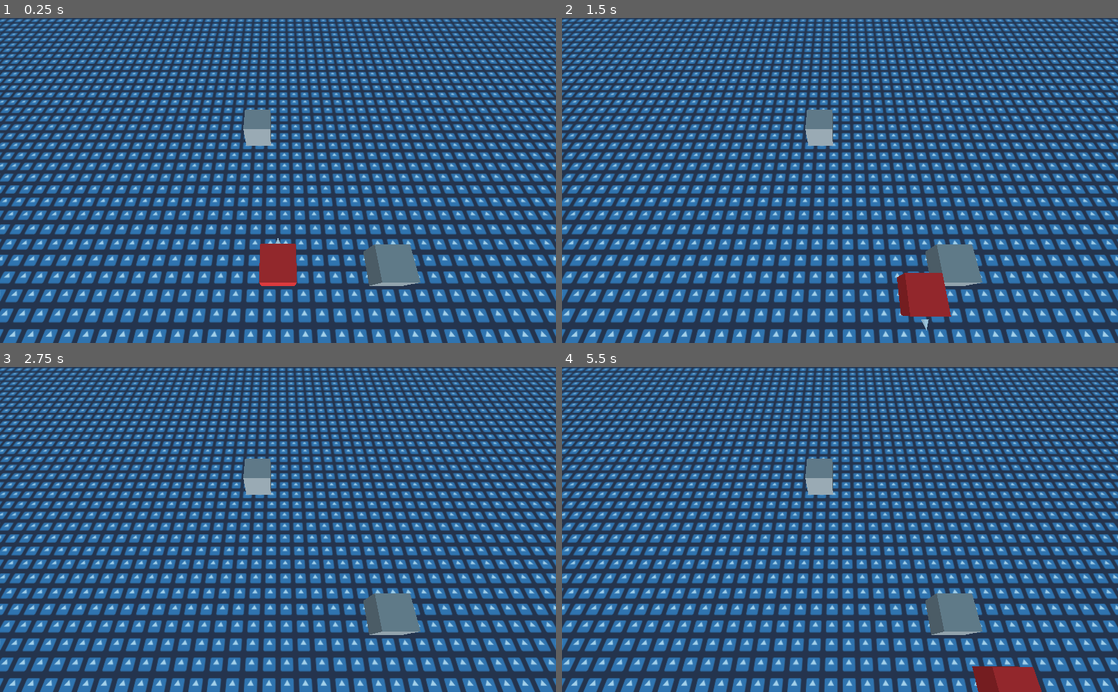
Above: before the commit, frames 1-4 (two rows, left to right).
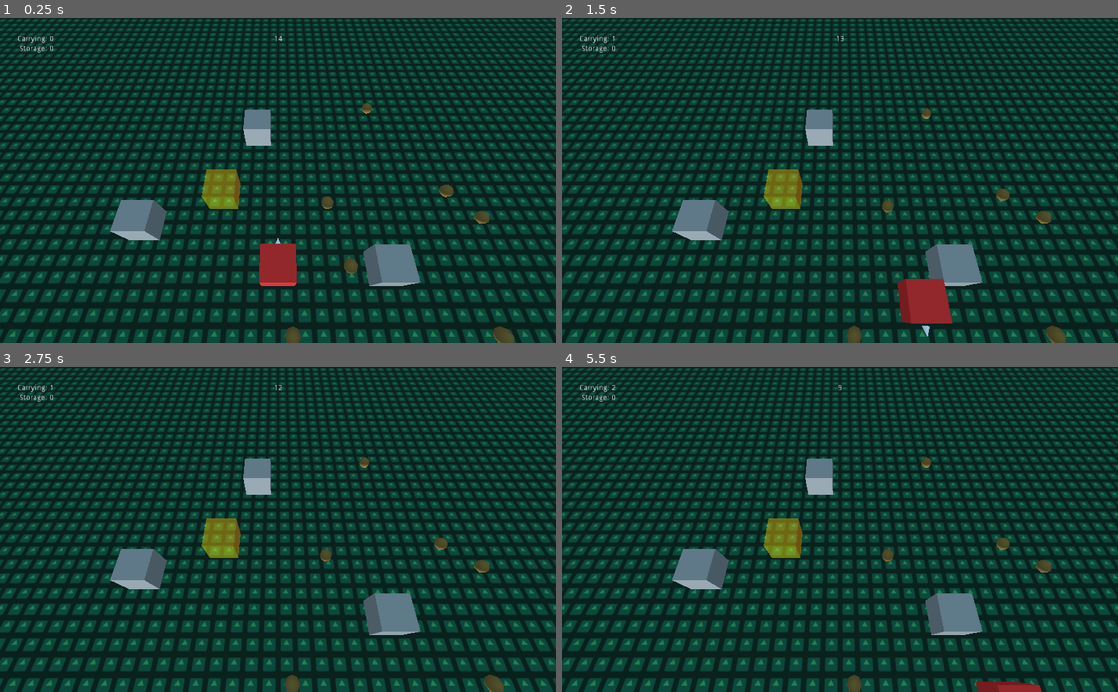
Above: after the commit, the same moments.

Repository: TorsteinOvstedal/LD52
Game: Godot game, scene res://prototype/Main.tscn
Same seed, same stepped clock (60 frames per second), same inputs: the game is played once before the commit and once after it. Before the commit the project starts from res://Main.tscn. The engine's default icon, where the game draws it, is replaced by a stand-in: a white triangle on a blue panel in a dark square.
Inputs:
- Up to frame 1 (0.25 s): no input
- Up to frame 2 (1.5 s): hold D (right) 0.53-1.28 s; hold Space (deposit, bound only after the commit) 0.53-1.28 s; hold S (down) from 1.28 s (still down); tap Space (deposit, bound only after the commit) at 1.35 s
- Up to frame 3 (2.75 s): release S (down) at 2.03 s; hold D (right) from 2.03 s (still down); hold Space (deposit, bound only after the commit) from 2.03 s (still down)
- Up to frame 4 (5.5 s): tap Enter at 2.75, 5 s; release D (right) at 2.78 s; release Space (deposit, bound only after the commit) at 2.78 s; hold W (up) 2.78-3.53 s; tap Space (deposit, bound only after the commit) at 2.85, 4.35 s; hold Space (deposit, bound only after the commit) 3.53-4.28 s; hold A (left) 3.53-5.03 s; hold S (down) from 5.03 s (still down); hold Space (deposit, bound only after the commit) from 5.03 s (still down)

The runs differ from the first frame. In frame 1, 97% of the frame differs, in the area x 0-100%, y 0-100%; in frame 2, 97%; in frame 3, 98%; in frame 4, 98%.

Commit message:
Collect and deposit nuts. Timer

Diff:
--- a/Main.tscn
+++ /dev/null
@@ -1,81 +0,0 @@
-[gd_scene load_steps=9 format=2]
-
-[ext_resource path="res://Player.tscn" type="PackedScene" id=1]
-[ext_resource path="res://icon.png" type="Texture" id=2]
-
-[sub_resource type="CubeMesh" id=1]
-size = Vector3( 100, 2, 100 )
-
-[sub_resource type="SpatialMaterial" id=2]
-albedo_texture = ExtResource( 2 )
-uv1_triplanar = true
-
-[sub_resource type="BoxShape" id=3]
-extents = Vector3( 50, 1, 50 )
-
-[sub_resource type="CubeMesh" id=4]
-
-[sub_resource type="SpatialMaterial" id=5]
-albedo_color = Color( 0.576471, 0.576471, 0.576471, 1 )
-
-[sub_resource type="BoxShape" id=6]
-
-[node name="Main" type="Spatial"]
-
-[node name="Camera" type="Camera" parent="."]
-transform = Transform( 1, 0, 0, 0, 0.486198, 0.873849, 0, -0.873849, 0.486198, 0, 16.2118, 2.2398 )
-
-[node name="Player" parent="." instance=ExtResource( 1 )]
-transform = Transform( 1, 0, 0, 0, 1, 0, 0, 0, 1, 0, 2, 0 )
-speed = 500.0
-
-[node name="Floor" type="StaticBody" parent="."]
-
-[node name="MeshInstance" type="MeshInstance" parent="Floor"]
-mesh = SubResource( 1 )
-material/0 = SubResource( 2 )
-
-[node name="CollisionShape" type="CollisionShape" parent="Floor"]
-shape = SubResource( 3 )
-
-[node name="Sun" type="DirectionalLight" parent="."]
-transform = Transform( 1, 0, 0, 0, 0.509162, -0.860671, 0, 0.860671, 0.509162, 0, 27.3324, 0 )
-
-[node name="Rock" type="StaticBody" parent="."]
-transform = Transform( 1, 0, 0, 0, 1, 0, 0, 0, 1, 6.45606, 2, 0 )
-__meta__ = {
-"_edit_group_": true
-}
-
-[node name="MeshInstance" type="MeshInstance" parent="Rock"]
-mesh = SubResource( 4 )
-material/0 = SubResource( 5 )
-
-[node name="CollisionShape" type="CollisionShape" parent="Rock"]
-shape = SubResource( 6 )
-
-[node name="Rock2" type="StaticBody" parent="."]
-transform = Transform( 1, 0, 0, 0, 1, 0, 0, 0, 1, -1.58374, 2, -10.5042 )
-__meta__ = {
-"_edit_group_": true
-}
-
-[node name="MeshInstance" type="MeshInstance" parent="Rock2"]
-mesh = SubResource( 4 )
-material/0 = SubResource( 5 )
-
-[node name="CollisionShape" type="CollisionShape" parent="Rock2"]
-shape = SubResource( 6 )
-
-[node name="Rock3" type="StaticBody" parent="."]
-transform = Transform( 1, 0, 0, 0, 1, 0, 0, 0, 1, -1.58374, 2, -10.5042 )
-__meta__ = {
-"_edit_group_": true
-}
-
-[node name="MeshInstance" type="MeshInstance" parent="Rock3"]
-mesh = SubResource( 4 )
-material/0 = SubResource( 5 )
-
-[node name="CollisionShape" type="CollisionShape" parent="Rock3"]
-shape = SubResource( 6 )
--- a/Player.gd
+++ /dev/null
@@ -1,22 +0,0 @@
-extends KinematicBody
-
-export var speed := 100.0
-
-var _direction := Vector3.ZERO
-var _velocity := Vector3.ZERO
-
-func _process(delta):
-	# Get innput
-	_direction = Vector3.ZERO
-	_direction.x = Input.get_action_strength("right") - Input.get_action_strength("left")
-	_direction.z = Input.get_action_strength("down") - Input.get_action_strength("up")
-	_direction = _direction.normalized()
-
-	# Rotate model
-	# What happens when _direction == ZERO
-	look_at(global_transform.origin + _direction, Vector3.UP)
-
-func _physics_process(delta):
-	_velocity = _direction * speed * delta
-
-	move_and_slide(_velocity, Vector3.UP)
--- a/project.godot
+++ b/project.godot
@@ -8,10 +8,26 @@
 
 config_version=4
 
+_global_script_classes=[ {
+"base": "KinematicBody",
+"class": "Nut",
+"language": "GDScript",
+"path": "res://prototype/Nut.gd"
+}, {
+"base": "KinematicBody",
+"class": "Player",
+"language": "GDScript",
+"path": "res://prototype/Player.gd"
+} ]
+_global_script_class_icons={
+"Nut": "",
+"Player": ""
+}
+
 [application]
 
 config/name="ld52"
-run/main_scene="res://Main.tscn"
+run/main_scene="res://prototype/Main.tscn"
 config/icon="res://icon.png"
 
 [gui]
@@ -40,6 +56,18 @@
 "events": [ Object(InputEventKey,"resource_local_to_scene":false,"resource_name":"","device":0,"alt":false,"shift":false,"control":false,"meta":false,"command":false,"pressed":false,"scancode":68,"physical_scancode":0,"unicode":0,"echo":false,"script":null)
  ]
 }
+deposit={
+"deadzone": 0.5,
+"events": [ Object(InputEventKey,"resource_local_to_scene":false,"resource_name":"","device":0,"alt":false,"shift":false,"control":false,"meta":false,"command":false,"pressed":false,"scancode":32,"physical_scancode":0,"unicode":0,"echo":false,"script":null)
+ ]
+}
+
+[layer_names]
+
+3d_physics/layer_1="Player"
+3d_physics/layer_2="Items"
+3d_physics/layer_3="Mobs"
+3d_physics/layer_4="World"
 
 [physics]
 
--- /dev/null
+++ b/prototype/Base.gd
@@ -0,0 +1,28 @@
+extends Area
+
+signal full(node)
+
+export var capacity := 4
+
+var nuts     := 0
+var active   := false
+
+func store(nuts: int) -> int:
+	if not active or nuts <= 0:
+		return 0
+
+	self.nuts += nuts
+
+	if self.nuts >= capacity:
+		var reject := self.nuts - capacity
+		self.nuts = capacity
+		emit_signal("full", self)
+		return nuts - reject
+
+	return nuts
+
+func _on_Area_body_entered(_body):
+	active = true
+
+func _on_Area_body_exited(_body):
+	active = false
--- /dev/null
+++ b/prototype/Base.tscn
@@ -0,0 +1,30 @@
+[gd_scene load_steps=5 format=2]
+
+[ext_resource path="res://prototype/Base.gd" type="Script" id=1]
+
+[sub_resource type="CubeMesh" id=1]
+
+[sub_resource type="SpatialMaterial" id=2]
+flags_transparent = true
+albedo_color = Color( 1, 0.984314, 0, 0.407843 )
+emission_enabled = true
+emission = Color( 1, 0, 0, 1 )
+emission_energy = 1.66
+emission_operator = 0
+emission_on_uv2 = false
+
+[sub_resource type="BoxShape" id=3]
+
+[node name="Area" type="Area"]
+collision_layer = 0
+script = ExtResource( 1 )
+
+[node name="MeshInstance" type="MeshInstance" parent="."]
+mesh = SubResource( 1 )
+material/0 = SubResource( 2 )
+
+[node name="CollisionShape" type="CollisionShape" parent="."]
+shape = SubResource( 3 )
+
+[connection signal="body_entered" from="." to="." method="_on_Area_body_entered"]
+[connection signal="body_exited" from="." to="." method="_on_Area_body_exited"]
--- /dev/null
+++ b/prototype/Main.gd
@@ -0,0 +1,29 @@
+extends Node
+
+onready var player  := $Player
+onready var storage := $Base
+onready var timer   := $CountDown
+
+var game_over := false
+
+func _process(_delta):
+	if game_over:
+		player.move(0, 0) # FIXME
+		return
+
+	var x = Input.get_action_strength("right") - Input.get_action_strength("left")
+	var z = Input.get_action_strength("down") - Input.get_action_strength("up")
+	player.move(x, z)
+
+	if storage.active and Input.get_action_strength("deposit"):
+		player.stash_nuts(storage)
+
+	$UI/Time.text = str(int(timer.time_left))
+
+func _on_CountDown_timeout():
+	print("Game Over")
+	game_over = true
+
+func _on_Base_full(node):
+	print("You collected all nuts in time.")
+	game_over = true
--- /dev/null
+++ b/prototype/Main.tscn
@@ -0,0 +1,174 @@
+[gd_scene load_steps=13 format=2]
+
+[ext_resource path="res://prototype/Nut.tscn" type="PackedScene" id=1]
+[ext_resource path="res://prototype/Player.tscn" type="PackedScene" id=2]
+[ext_resource path="res://prototype/Base.tscn" type="PackedScene" id=3]
+[ext_resource path="res://icon.png" type="Texture" id=4]
+[ext_resource path="res://prototype/UI.gd" type="Script" id=5]
+[ext_resource path="res://prototype/Main.gd" type="Script" id=6]
+
+[sub_resource type="CubeMesh" id=1]
+size = Vector3( 100, 2, 100 )
+
+[sub_resource type="SpatialMaterial" id=2]
+albedo_color = Color( 0.207843, 0.611765, 0.329412, 1 )
+albedo_texture = ExtResource( 4 )
+uv1_triplanar = true
+
+[sub_resource type="BoxShape" id=3]
+extents = Vector3( 50, 1, 50 )
+
+[sub_resource type="CubeMesh" id=4]
+
+[sub_resource type="SpatialMaterial" id=5]
+albedo_color = Color( 0.576471, 0.576471, 0.576471, 1 )
+
+[sub_resource type="BoxShape" id=6]
+
+[node name="Main" type="Spatial"]
+script = ExtResource( 6 )
+
+[node name="Camera" type="Camera" parent="."]
+transform = Transform( 1, 0, 0, 0, 0.486198, 0.873849, 0, -0.873849, 0.486198, 0, 16.2118, 2.2398 )
+
+[node name="Player" parent="." instance=ExtResource( 2 )]
+transform = Transform( 1, 0, 0, 0, 1, 0, 0, 0, 1, 0, 2, 0 )
+speed = 600.0
+
+[node name="CountDown" type="Timer" parent="."]
+process_mode = 0
+wait_time = 15.0
+one_shot = true
+autostart = true
+
+[node name="Base" parent="." instance=ExtResource( 3 )]
+transform = Transform( 1, 0, 0, 0, 1, 0, 0, 0, 1, -3.78697, 2, -4.94237 )
+capacity = 7
+
+[node name="Sun" type="DirectionalLight" parent="."]
+transform = Transform( 1, 0, 0, 0, 0.509162, -0.860671, 0, 0.860671, 0.509162, 0, 27.3324, 0 )
+
+[node name="UI" type="Control" parent="."]
+anchor_right = 1.0
+anchor_bottom = 1.0
+script = ExtResource( 5 )
+
+[node name="Time" type="Label" parent="UI"]
+anchor_right = 1.0
+anchor_bottom = 1.0
+margin_top = 32.0
+text = "
+"
+align = 1
+
+[node name="VBoxContainer" type="VBoxContainer" parent="UI"]
+margin_left = 32.0
+margin_top = 32.0
+margin_right = 40.0
+margin_bottom = 40.0
+
+[node name="Carrying" type="Label" parent="UI/VBoxContainer"]
+margin_right = 51.0
+margin_bottom = 14.0
+text = "Carrying"
+align = 2
+
+[node name="Storage" type="Label" parent="UI/VBoxContainer"]
+margin_top = 18.0
+margin_right = 51.0
+margin_bottom = 32.0
+text = "Storage"
+align = 2
+
+[node name="World" type="Spatial" parent="."]
+
+[node name="Floor" type="StaticBody" parent="World"]
+collision_layer = 8
+collision_mask = 0
+
+[node name="MeshInstance" type="MeshInstance" parent="World/Floor"]
+mesh = SubResource( 1 )
+material/0 = SubResource( 2 )
+
+[node name="CollisionShape" type="CollisionShape" parent="World/Floor"]
+shape = SubResource( 3 )
+
+[node name="Rock" type="StaticBody" parent="World"]
+transform = Transform( 1, 0, 0, 0, 1, 0, 0, 0, 1, 6.45606, 2, 0 )
+__meta__ = {
+"_edit_group_": true
+}
+
+[node name="MeshInstance" type="MeshInstance" parent="World/Rock"]
+mesh = SubResource( 4 )
+material/0 = SubResource( 5 )
+
+[node name="CollisionShape" type="CollisionShape" parent="World/Rock"]
+shape = SubResource( 6 )
+
+[node name="Rock2" type="StaticBody" parent="World"]
+transform = Transform( 1, 0, 0, 0, 1, 0, 0, 0, 1, -1.58374, 2, -10.5042 )
+__meta__ = {
+"_edit_group_": true
+}
+
+[node name="MeshInstance" type="MeshInstance" parent="World/Rock2"]
+mesh = SubResource( 4 )
+material/0 = SubResource( 5 )
+
+[node name="CollisionShape" type="CollisionShape" parent="World/Rock2"]
+shape = SubResource( 6 )
+
+[node name="Rock3" type="StaticBody" parent="World"]
+transform = Transform( 1, 0, 0, 0, 1, 0, 0, 0, 1, -1.58374, 2, -10.5042 )
+__meta__ = {
+"_edit_group_": true
+}
+
+[node name="MeshInstance" type="MeshInstance" parent="World/Rock3"]
+mesh = SubResource( 4 )
+material/0 = SubResource( 5 )
+
+[node name="CollisionShape" type="CollisionShape" parent="World/Rock3"]
+shape = SubResource( 6 )
+
+[node name="Rock4" type="StaticBody" parent="World"]
+transform = Transform( 1, 0, 0, 0, 1, 0, 0, 0, 1, -8.75517, 2, -2.74182 )
+__meta__ = {
+"_edit_group_": true
+}
+
+[node name="MeshInstance" type="MeshInstance" parent="World/Rock4"]
+mesh = SubResource( 4 )
+material/0 = SubResource( 5 )
+
+[node name="CollisionShape" type="CollisionShape" parent="World/Rock4"]
+shape = SubResource( 6 )
+
+[node name="Nuts" type="Spatial" parent="."]
+
+[node name="Nut0" parent="Nuts" instance=ExtResource( 1 )]
+transform = Transform( 1, 0, 0, 0, 1, 0, 0, 0, 1, 4.2608, 2.44187, 0 )
+
+[node name="Nut1" parent="Nuts" instance=ExtResource( 1 )]
+transform = Transform( 1, 0, 0, 0, 1, 0, 0, 0, 1, 3.30627, 2.44187, -4.01714 )
+
+[node name="Nut2" parent="Nuts" instance=ExtResource( 1 )]
+transform = Transform( 1, 0, 0, 0, 1, 0, 0, 0, 1, 0.772501, 2.44187, 3.44475 )
+
+[node name="Nut3" parent="Nuts" instance=ExtResource( 1 )]
+transform = Transform( 1, 0, 0, 0, 1, 0, 0, 0, 1, 11.5661, 2.44187, 3.44475 )
+
+[node name="Nut4" parent="Nuts" instance=ExtResource( 1 )]
+transform = Transform( 1, 0, 0, 0, 1, 0, 0, 0, 1, 11.5661, 2.44187, -4.90595 )
+
+[node name="Nut5" parent="Nuts" instance=ExtResource( 1 )]
+transform = Transform( 1, 0, 0, 0, 1, 0, 0, 0, 1, 7.55764, 2.44187, -12.7583 )
+
+[node name="Nut6" parent="Nuts" instance=ExtResource( 1 )]
+transform = Transform( 1, 0, 0, 0, 1, 0, 0, 0, 1, 13.7571, 1.53059, -3.20942 )
+
+[connection signal="collected_nut" from="Player" to="UI" method="_on_Player_collected_nut"]
+[connection signal="deposited_nuts" from="Player" to="UI" method="_on_Player_deposited_nuts"]
+[connection signal="timeout" from="CountDown" to="." method="_on_CountDown_timeout"]
+[connection signal="full" from="Base" to="." method="_on_Base_full"]
--- /dev/null
+++ b/prototype/Nut.gd
@@ -0,0 +1,16 @@
+extends KinematicBody
+
+class_name Nut
+
+var _velocity := Vector3.ZERO
+
+func _process(delta):
+	# TODO: Bounce, then rest
+	_velocity.y = _velocity.y + (-18) * delta
+
+func _physics_process(_delta):
+	_velocity = move_and_slide(_velocity, Vector3.UP)
+
+func _on_Area_body_entered(body: PhysicsBody):
+	if body.get_collision_layer_bit(0):
+		body.pick_up_nut(self)
--- /dev/null
+++ b/prototype/Nut.tscn
@@ -0,0 +1,43 @@
+[gd_scene load_steps=6 format=2]
+
+[ext_resource path="res://prototype/Nut.gd" type="Script" id=1]
+
+[sub_resource type="CapsuleMesh" id=1]
+radius = 0.4
+mid_height = 0.1
+radial_segments = 16
+rings = 1
+
+[sub_resource type="SpatialMaterial" id=2]
+albedo_color = Color( 0.498039, 0.380392, 0.180392, 1 )
+
+[sub_resource type="CapsuleShape" id=3]
+radius = 0.3
+height = 0.3
+
+[sub_resource type="SphereShape" id=4]
+radius = 0.42
+
+[node name="Spatial" type="KinematicBody"]
+collision_layer = 2
+collision_mask = 8
+script = ExtResource( 1 )
+__meta__ = {
+"_edit_group_": true,
+"_edit_lock_": true
+}
+
+[node name="MeshInstance" type="MeshInstance" parent="."]
+mesh = SubResource( 1 )
+material/0 = SubResource( 2 )
+
+[node name="CollisionShape" type="CollisionShape" parent="."]
+shape = SubResource( 3 )
+
+[node name="Area" type="Area" parent="."]
+collision_layer = 0
+
+[node name="CollisionShape" type="CollisionShape" parent="Area"]
+shape = SubResource( 4 )
+
+[connection signal="body_entered" from="Area" to="." method="_on_Area_body_entered"]
--- /dev/null
+++ b/prototype/Player.gd
@@ -0,0 +1,45 @@
+extends KinematicBody
+
+class_name Player
+
+signal collected_nut(player)
+signal deposited_nuts(base)
+
+export var speed     := 1000.0
+export var capacity  := 2
+
+func nuts() -> int:
+	return _nuts
+
+func pick_up_nut(nut) -> void:
+	if _nuts < capacity:
+		_nuts += 1
+		emit_signal("collected_nut", self)
+		nut.queue_free()
+
+func stash_nuts(base) -> void:
+	_nuts -= base.store(_nuts)
+	emit_signal("collected_nut", self) # notify UI
+	emit_signal("deposited_nuts", base)
+
+func move(x: int, z: int) -> void:
+	_direction.x = x
+	_direction.z = z
+	_direction   = _direction.normalized()
+
+# DEVNOTE: Some momentum and speed-buildup would be nice
+
+var _direction := Vector3.ZERO
+var _velocity  := Vector3.ZERO
+var _nuts      := 0
+
+func _process(_delta):
+	# Rotate towards direction of movement
+	if _direction.length() > 0:
+		look_at(global_transform.origin + _direction, Vector3.UP)
+
+func _physics_process(delta):
+	_velocity = _direction * speed * delta
+	move_and_slide(_velocity, Vector3.UP)
+
+	_direction = Vector3.ZERO
--- a/Player.tscn
+++ b/prototype/Player.tscn
@@ -1,6 +1,6 @@
 [gd_scene load_steps=6 format=2]
 
-[ext_resource path="res://Player.gd" type="Script" id=1]
+[ext_resource path="res://prototype/Player.gd" type="Script" id=1]
 
 [sub_resource type="SpatialMaterial" id=1]
 albedo_color = Color( 0.894118, 0.176471, 0.176471, 1 )
@@ -17,7 +17,12 @@
 [sub_resource type="BoxShape" id=3]
 
 [node name="Spatial" type="KinematicBody"]
+collision_mask = 8
 script = ExtResource( 1 )
+__meta__ = {
+"_edit_group_": true,
+"_edit_lock_": true
+}
 
 [node name="MeshInstance" type="MeshInstance" parent="."]
 mesh = SubResource( 2 )
--- /dev/null
+++ b/prototype/UI.gd
@@ -0,0 +1,26 @@
+extends Control
+
+const cprefix = "Carrying"
+const sprefix = "Storage"
+
+var carrying: Label
+var storage: Label
+
+func _ready():
+	carrying = $VBoxContainer/Carrying
+	storage = $VBoxContainer/Storage
+
+	set_carrying(0)
+	set_storage(0)
+
+func set_carrying(x: int) -> void:
+	carrying.text = cprefix + ": " + str(x)
+
+func set_storage(x):
+	storage.text = sprefix + ": " + str(x)
+
+func _on_Player_collected_nut(player):
+	set_carrying(player.nuts())
+
+func _on_Player_deposited_nuts(base):
+	set_storage(base.nuts)
